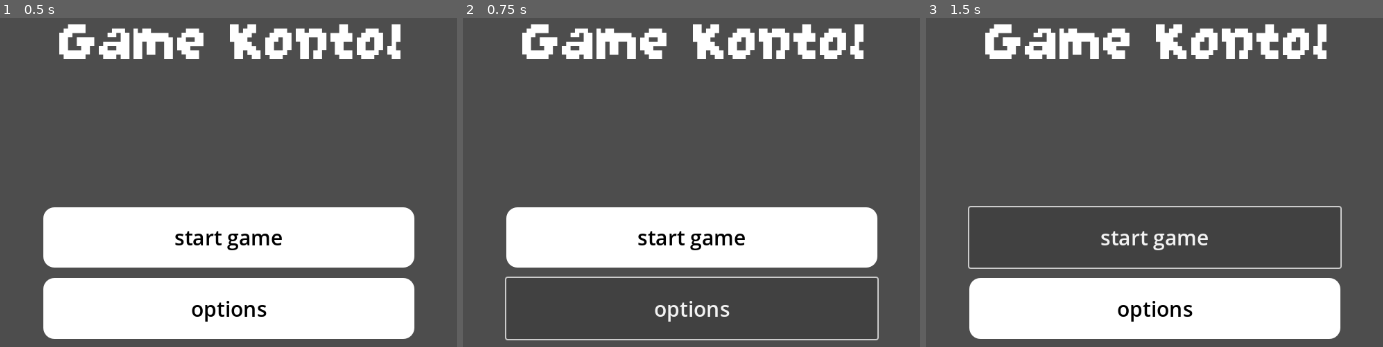
Above: before the commit, frames 1-3 (left to right).
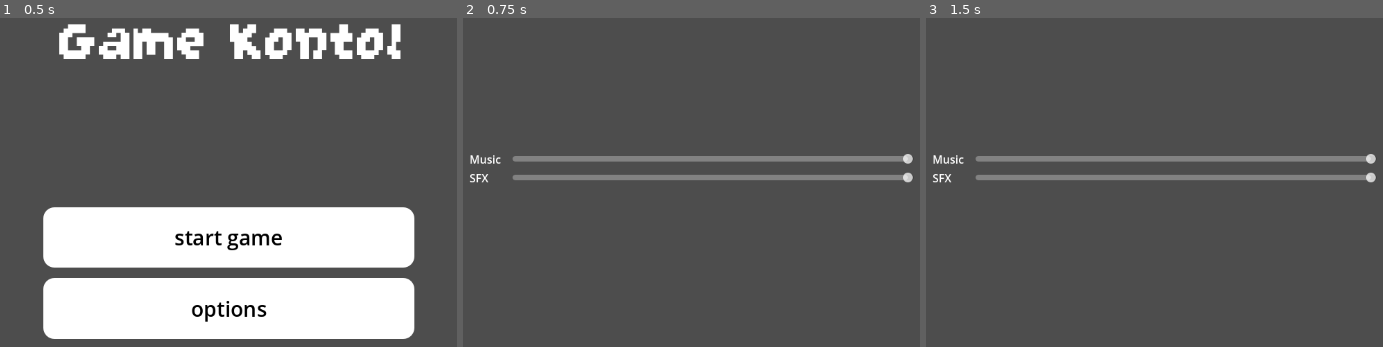
Above: after the commit, the same moments.

Repository: gracekarinn/garena
Game: Godot game, scene res://levels/menu/main_menu.tscn
The game is run twice, just before and just after one commit, with the same random seed, the same clock (stepped at 60 frames per second) and the same inputs.
Inputs (mouse positions are in pixels of both pictures, inside the frame that each line leads up to):
- Up to frame 1 (0.5 s): no input
- Up to frame 2 (0.75 s): click "options" at 0.5 s
- Up to frame 3 (1.5 s): click (1154, 238) at 1.25 s, where only the run before the commit has a clickable "start game"

Frame 1 is identical in both runs. In frame 2, 24% of the frame differs, in the area x 1-99%, y 1-99%; in frame 3, 24%.

Commit message:
feat: add settings

Diff:
--- /dev/null
+++ b/default_bus_layout.tres
@@ -0,0 +1,15 @@
+[gd_resource type="AudioBusLayout" format=3 uid="uid://bpy7capqicequ"]
+
+[resource]
+bus/1/name = &"Music"
+bus/1/solo = false
+bus/1/mute = false
+bus/1/bypass_fx = false
+bus/1/volume_db = 0.0
+bus/1/send = &"Master"
+bus/2/name = &"SFX"
+bus/2/solo = false
+bus/2/mute = false
+bus/2/bypass_fx = false
+bus/2/volume_db = 0.0
+bus/2/send = &"Master"
--- a/levels/menu/main_menu.gd
+++ b/levels/menu/main_menu.gd
@@ -16,4 +16,4 @@
 	pass
 
 func _on_settings_pressed() -> void:
-	print("settings pressed")
+	get_tree().change_scene_to_file("res://levels/settings/settings.tscn")
--- a/levels/settings/settings.gd
+++ b/levels/settings/settings.gd
@@ -1,9 +1,14 @@
 extends Control
 
+@onready var SFX_BUS_ID = AudioServer.get_bus_index("SFX")
+@onready var MUSIC_BUS_ID = AudioServer.get_bus_index("music")
 
-func _on_volume_value_changed(value: float) -> void:
-	AudioServer.set_bus_volume_db(0, value)
+func _on_music_slider_value_changed(value):
+	AudioServer.set_bus_volume_db(MUSIC_BUS_ID, linear_to_db(value))
+	AudioServer.set_bus_mute(MUSIC_BUS_ID, value < .05)
 
 
-func _on_check_box_toggled(toggled_on: bool) -> void:
-	pass # Replace with function body.
+
+func _on_sfx_slider_value_changed(value: float) -> void:
+	AudioServer.set_bus_volume_db(SFX_BUS_ID, linear_to_db(value))
+	AudioServer.set_bus_mute(SFX_BUS_ID, value < .05)
--- a/levels/settings/settings.tscn
+++ b/levels/settings/settings.tscn
@@ -18,24 +18,41 @@
 anchor_bottom = 1.0
 grow_horizontal = 2
 grow_vertical = 2
+theme_override_constants/margin_left = 256
+theme_override_constants/margin_right = 256
 
 [node name="VBoxContainer" type="VBoxContainer" parent="MarginContainer"]
 layout_mode = 2
+alignment = 1
 
-[node name="Volume2" type="Label" parent="MarginContainer/VBoxContainer"]
+[node name="GridContainer" type="GridContainer" parent="MarginContainer/VBoxContainer"]
 layout_mode = 2
-text = "Volume"
+theme_override_constants/h_separation = 16
+columns = 2
 
-[node name="Volume" type="HSlider" parent="MarginContainer/VBoxContainer"]
+[node name="MusicLabel" type="Label" parent="MarginContainer/VBoxContainer/GridContainer"]
 layout_mode = 2
+text = "Music"
 
-[node name="Mute" type="Label" parent="MarginContainer/VBoxContainer"]
+[node name="MusicSlider" type="HSlider" parent="MarginContainer/VBoxContainer/GridContainer"]
 layout_mode = 2
-text = "Mute"
+size_flags_horizontal = 3
+size_flags_vertical = 4
+max_value = 1.0
+step = 0.05
+value = 1.0
 
-[node name="CheckBox" type="CheckBox" parent="MarginContainer/VBoxContainer"]
+[node name="SoundEffectLabel" type="Label" parent="MarginContainer/VBoxContainer/GridContainer"]
 layout_mode = 2
-text = "Mute"
+text = "SFX"
 
-[connection signal="value_changed" from="MarginContainer/VBoxContainer/Volume" to="." method="_on_volume_value_changed"]
-[connection signal="toggled" from="MarginContainer/VBoxContainer/CheckBox" to="." method="_on_check_box_toggled"]
+[node name="SFXSlider" type="HSlider" parent="MarginContainer/VBoxContainer/GridContainer"]
+layout_mode = 2
+size_flags_horizontal = 3
+size_flags_vertical = 4
+max_value = 1.0
+step = 0.05
+value = 1.0
+
+[connection signal="value_changed" from="MarginContainer/VBoxContainer/GridContainer/MusicSlider" to="." method="_on_music_slider_value_changed"]
+[connection signal="value_changed" from="MarginContainer/VBoxContainer/GridContainer/SFXSlider" to="." method="_on_sfx_slider_value_changed"]
